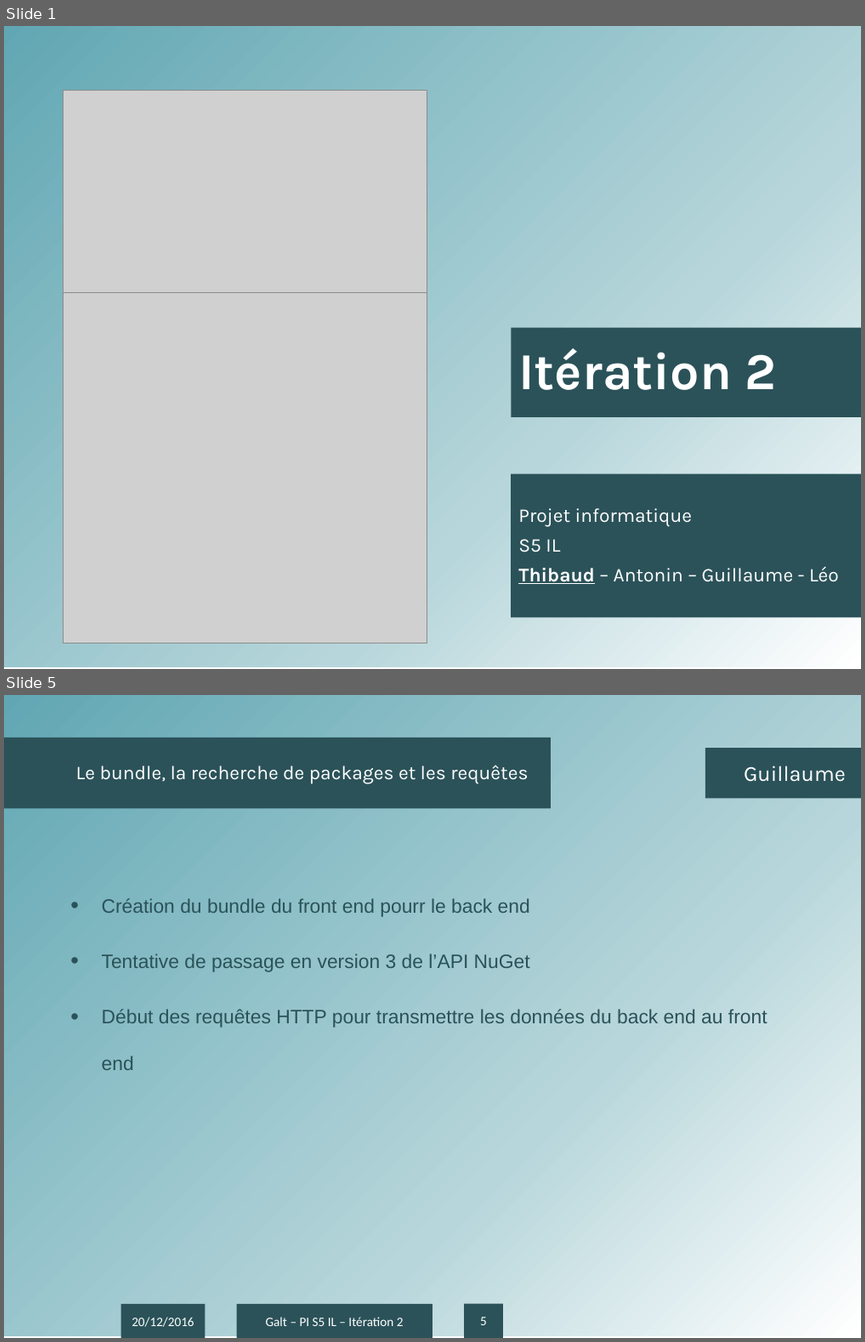
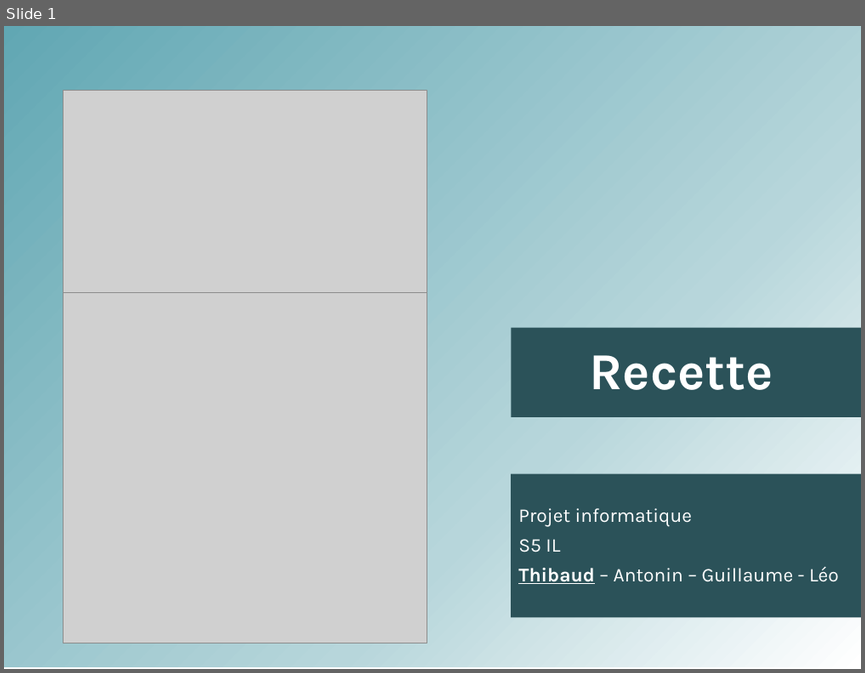
Before and after one commit to antonin-charrier/Project-Galt, a slide deck: Itérations/Présentation IT2.pptx. Shown one above the other, each under a label of ours: slides 1 and 5 before the commit, slide 1 after it; the slides between them are not shown. The pictures are 865x1342 and 865x673 pixels, drawn with LibreOffice and Linux fonts; fonts in the diff are those of the drawing; grey boxes stand for pictures; background and template pictures are left out. Boxes give left, top, right and bottom in pixels: in the first picture for what was removed or moved away, otherwise in the second. Text is boxed around its words. In the diff, an @@ line names an element or a change of style, - is before the commit and + after.

Commit message:
started ppt recette

```diff
--- a/Itérations/Présentation IT2.pptx
+++ b/Itérations/Présentation IT2.pptx
@@ slide 5 removed at (4, 695, 861, 1338), background #FFFFFF; not listed: 1 template element that a slide beside it also shows @@
@@ title removed at (4, 737, 551, 809) @@
-Le bundle, la recherche de packages et les requêtes
@@ text removed at (705, 748, 861, 799) @@
-Guillaume
@@ text removed at (102, 898, 767, 1070) @@
-• Création du bundle du front end pourr le back end
-• Tentative de passage en version 3 de l’API NuGet
-• Début des requêtes HTTP pour transmettre les données du back end au front end
@@ rectangle removed at (121, 1304, 205, 1338) @@
-20/12/2016
@@ rectangle removed at (236, 1304, 432, 1338) @@
-Galt – PI S5 IL – Itération 2
@@ page number removed at (465, 1304, 503, 1338) @@
-5
@@ slide 1 changed as well @@
@@ subtitle at (590, 355, 773, 390): text changed @@
-Itération 2
+Recette
```
Also in this commit, not shown: 4 other slides changed, 2 other slides removed.
